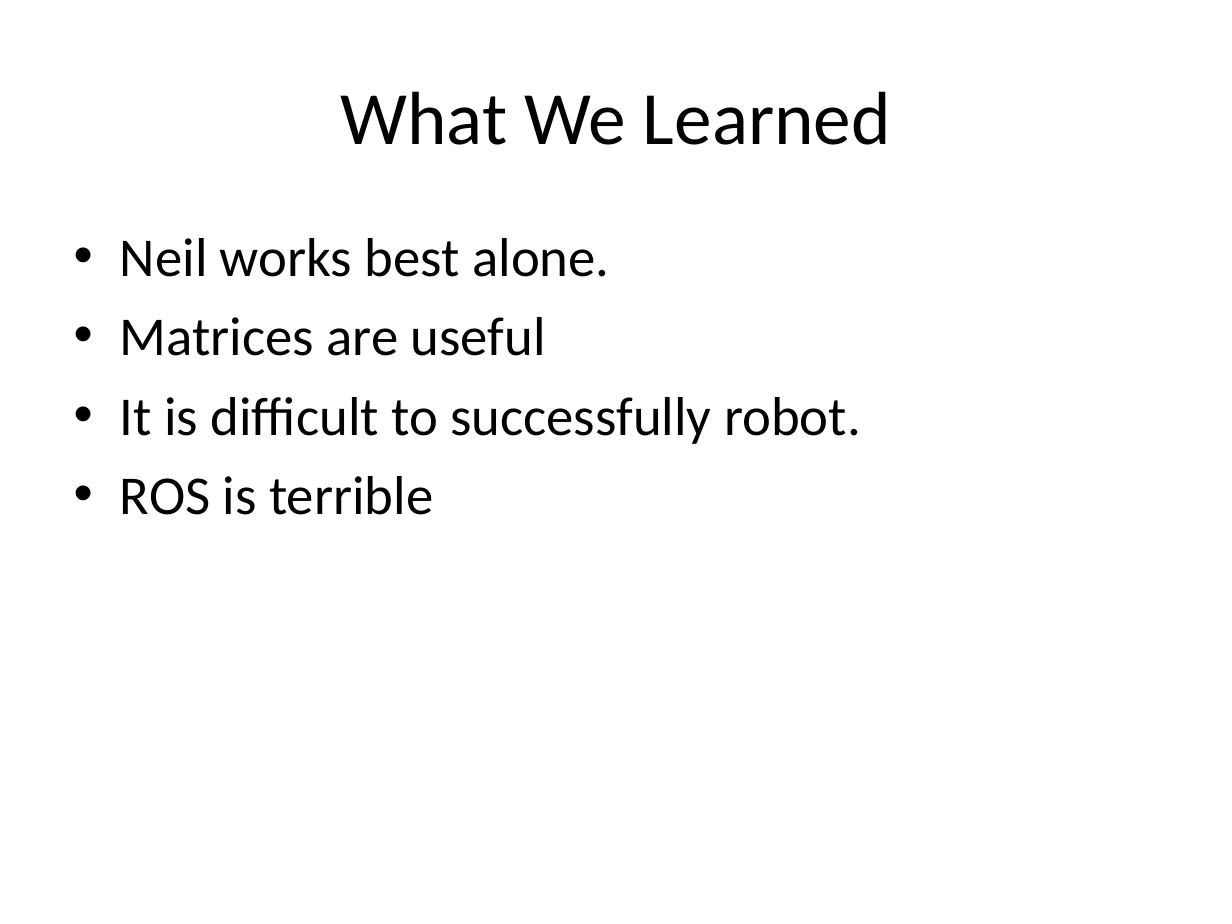
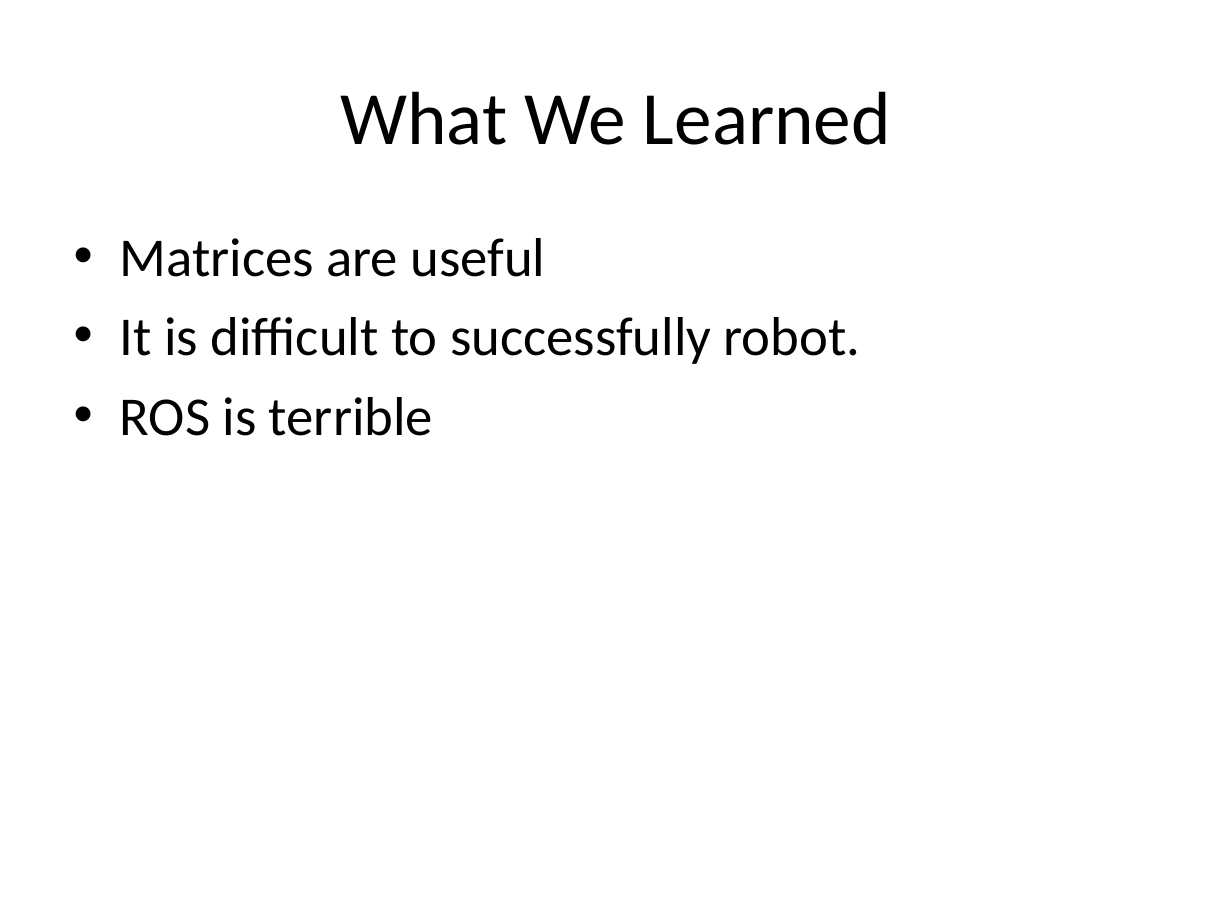
Before and after one commit to nforrester/6.141_labs, a slide deck: slide 11 of Other/Lab5/Lab 5.ppt. Drawn at 1232x924 pixels with LibreOffice and Linux fonts; fonts in the diff are those of the drawing. Boxes give left, top, right and bottom in pixels: in the first picture for what was removed or moved away, otherwise in the second. Text is boxed around its words. In the diff, an @@ line names an element or a change of style, - is before the commit and + after.

```diff
--- a/Other/Lab5/Lab 5.ppt
+++ b/Other/Lab5/Lab 5.ppt
@@ text "Matrices are useful" at [120, 238, 861, 436]: indent changed @@
@@ text at [120, 238, 609, 277]: paragraph removed @@
-• Neil works best alone.
```
Also in this commit, not shown: 7 other slides changed.
